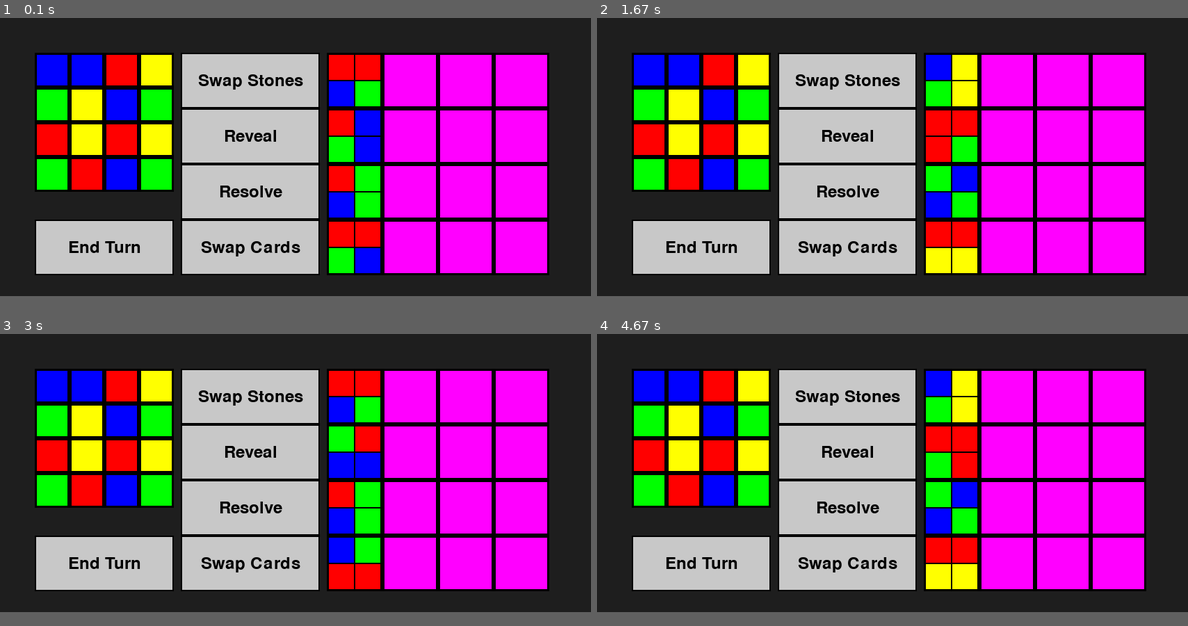
Above: before the commit, frames 1-4 (two rows, left to right).
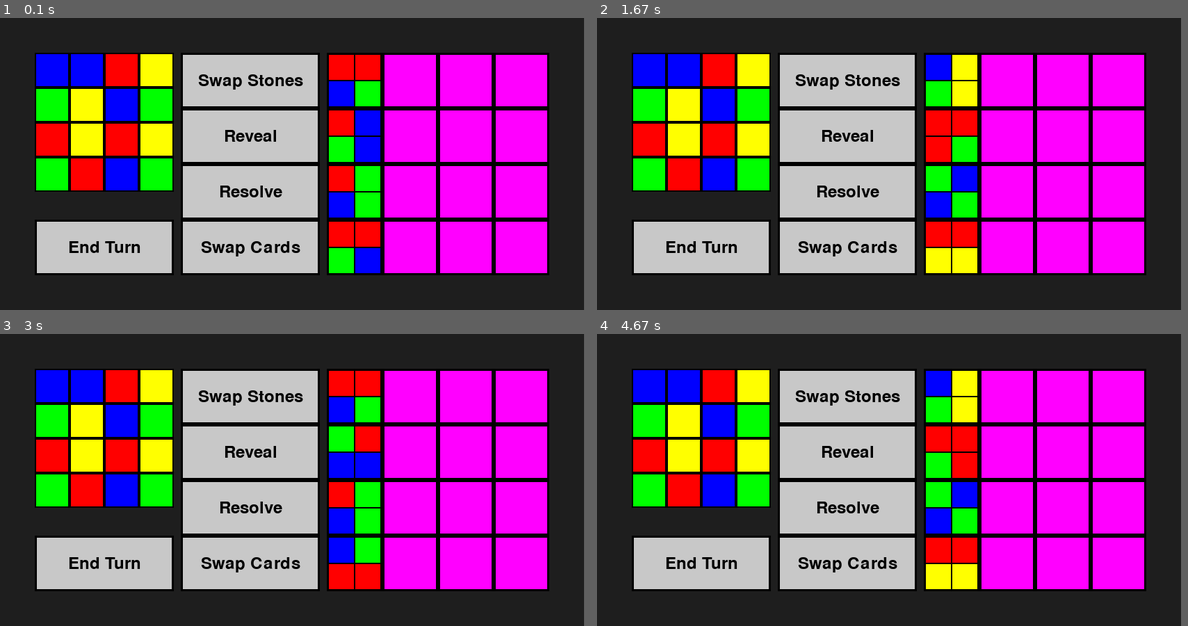
Above: after the commit, the same moments.

Repository: tillschutze/matcher
Game: pygame game, started from main.py
Same seed, same stepped clock (60 frames per second), same inputs: the game is played once before the commit and once after it.
Inputs (mouse positions are in pixels of both pictures, inside the frame that each line leads up to):
- Up to frame 1 (0.1 s): no input
- Up to frame 2 (1.67 s): click (1075, 155) at 0.38 s; click (945, 228) at 0.72 s; click (709, 231) at 1.05 s; click (957, 190) at 1.38 s
- Up to frame 3 (3 s): click "End Turn" at 2.22 s; click (354, 450) at 2.55 s; click (354, 564) at 2.88 s
- Up to frame 4 (4.67 s): click (951, 395) at 3.22 s; click (951, 509) at 3.55 s; click (951, 564) at 3.88 s; click "End Turn" at 4.22 s; click (951, 450) at 4.55 s
In our replay, the window is 850x400 before the commit and 840x420 after it. These sizes can differ from the game's own. Grey fills any space a smaller window leaves; there, only what the larger window draws over its background counts as a difference.

The runs differ from the first frame. In frame 1, 1.6% of the frame differs, in the area x 6-54%, y 12-88%; in frame 2, 1.6%; in frame 3, 1.6%; in frame 4, 1.6%.

Commit message:
move layout things to const file

Diff:
--- /dev/null
+++ b/Constants.py
@@ -0,0 +1,31 @@
+
+#LAYOUT
+DIMENSIONS = 4
+PADDING_ELEMENTS = 10
+PADDING_GAME_BOARD = 50
+MAIN_BOARD_CELL_SIZE = 50
+MAIN_BOARD_ORIGIN = (PADDING_GAME_BOARD, PADDING_GAME_BOARD)
+PLAYER_BOARD_CELL_SIZE = 80
+BORDER_WIDTH = 3
+CARD_WIDTH = 40
+CARD_BORDER_WIDTH = 1
+CARD_DIMENSIONS = 2
+BUTTON_HEIGHT = CARD_WIDTH * 2
+BUTTON_WIDTH = 200
+ACTION_BUTTON_ORIGIN_X = DIMENSIONS * MAIN_BOARD_CELL_SIZE + MAIN_BOARD_ORIGIN[0] + PADDING_ELEMENTS
+PLAYER_BOARD_ORIGIN = (ACTION_BUTTON_ORIGIN_X + BUTTON_WIDTH + PADDING_ELEMENTS, PADDING_GAME_BOARD)
+GAME_BOARD_WIDTH = PLAYER_BOARD_ORIGIN[0] + DIMENSIONS * CARD_DIMENSIONS * CARD_WIDTH + PADDING_GAME_BOARD
+GAME_BOARD_HEIGHT = PADDING_GAME_BOARD * 2 + DIMENSIONS * CARD_WIDTH * CARD_DIMENSIONS
+
+print(PLAYER_BOARD_ORIGIN, GAME_BOARD_WIDTH, GAME_BOARD_HEIGHT)
+
+#COLORS
+BACKGROUND_COLOR = (30, 30, 30)
+EMPTY_CELL_COLOR = (100, 100, 100)
+HIGHLIGHT_COLOR = (255, 0, 255)
+OUTLINE_COLOR = (0, 0, 0)
+BUTTON_COLOR = (200, 200, 200)
+TEXT_COLOR = (0, 0, 0)
+
+#FONT
+FONT_SIZE = 36
--- a/classes/ActionButton.py
+++ b/classes/ActionButton.py
@@ -1,4 +1,5 @@
 import pygame
+import Constants
 from utils.PygameUtils import draw_rect
 
 
@@ -12,15 +13,15 @@
         self.rect = pygame.Rect(rect)
         self.text = text
         self.callback = callback
-        self.font = pygame.font.Font(None, 36)
+        self.font = pygame.font.Font(None, Constants.FONT_SIZE)
 
     def draw(self, surface):
         # Draw the button rectangle.
-        draw_rect(surface, (200, 200, 200), self.rect)
-        draw_rect(surface, (0, 0, 0), self.rect, 2)
+        draw_rect(surface, Constants.BUTTON_COLOR, self.rect)
+        draw_rect(surface, Constants.OUTLINE_COLOR, self.rect, Constants.BORDER_WIDTH)
 
         # Render the text and center it in the button.
-        text_surf = self.font.render(self.text, True, (0, 0, 0))
+        text_surf = self.font.render(self.text, True, Constants.TEXT_COLOR)
         text_rect = text_surf.get_rect(center=self.rect.center)
         surface.blit(text_surf, text_rect)
 
--- a/classes/Board.py
+++ b/classes/Board.py
@@ -5,12 +5,13 @@
 import random
 import numpy as np
 import pygame
+import Constants
 from typing import List, Optional, Generic, TypeAlias
 
 Pattern: TypeAlias = List[List[Color]]
 
 class Board(Generic[CellType]):
-    def __init__(self, dimension, origin=(50, 50), cell_size=50):
+    def __init__(self, dimension, origin, cell_size):
         self.dimension: int = dimension
         self.rows: int = dimension
         self.cols: int = dimension
@@ -19,7 +20,7 @@
         self.cells: List[CellType] = []
         self.board = None
         self.patterns: List[Pattern] = []
-        self.board = np.empty((4, 4), dtype=object)
+        self.board = np.empty((dimension, dimension), dtype=object)
         self.create_board()
 
     def create_board(self):
@@ -52,7 +53,7 @@
 
 
 class MainBoard(Board[MainBoardCell]):
-    def __init__(self, dimension, colors: List[Color], origin=(50, 50), cell_size=50):
+    def __init__(self, dimension, colors: List[Color], origin=Constants.MAIN_BOARD_ORIGIN, cell_size=Constants.MAIN_BOARD_CELL_SIZE):
         self.colors = colors
         self.stones = []
         super().__init__(dimension, origin, cell_size)
@@ -72,7 +73,7 @@
     def draw_board(self, screen):
         for cell in self.cells:
             draw_rect(screen, cell.color, cell.rect)
-            draw_rect(screen, cell.highlight_color, cell.rect, 3)
+            draw_rect(screen, cell.highlight_color, cell.rect, 2)
 
     def generate_pattern_list(self):
         patterns: List[Pattern] = []
@@ -92,10 +93,10 @@
         self.patterns = patterns
 
     def toggle_highlight(self, cell: MainBoardCell, highlight: bool):
-        cell.highlight_color = (255, 0, 255) if highlight else (0, 0, 0)
+        cell.highlight_color = Constants.HIGHLIGHT_COLOR if highlight else Constants.OUTLINE_COLOR
 
 class PlayerBoard(Board[PlayerBoardCell]):
-    def __init__(self, dimension, deck: Deck, origin=(470, 50), cell_size=80):
+    def __init__(self, dimension, deck: Deck, origin=Constants.PLAYER_BOARD_ORIGIN, cell_size=Constants.PLAYER_BOARD_CELL_SIZE):
         self.deck = deck
         super().__init__(dimension, origin, cell_size)
 
@@ -108,8 +109,8 @@
     def draw_board(self, screen):
         for i, cell in enumerate(self.cells):
             if not cell.card:
-                draw_rect(screen, (100, 100, 100), cell.rect)
+                draw_rect(screen, Constants.EMPTY_CELL_COLOR, cell.rect)
                 continue
-            if i % 4 == 0:
+            if i % self.dimension == 0:
                 cell.card.isFaceUp = True
             cell.card.draw(screen, cell.rect.x,cell.rect.y)
--- a/classes/Card.py
+++ b/classes/Card.py
@@ -1,13 +1,12 @@
 from classes.Colors import Color, COLOR_NAMES
 from typing import List
 from utils.PygameUtils import draw_rect
+import Constants
 
 class Card:
-    def __init__(self, pattern: List[List[Color]],  points: int = 2, orientation: str = "base", isFaceUp: bool = False, width: int = 40, height: int = 40):
+    def __init__(self, pattern: List[List[Color]],  isFaceUp: bool = False, width: int = Constants.CARD_WIDTH, height: int = Constants.CARD_WIDTH):
         self.pattern: List[List[Color]] = pattern
         self.isFaceUp = isFaceUp
-        self.points = points
-        self.orientation = orientation
         self.width = width
         self.height = height
         self.highlight: bool = False
@@ -17,13 +16,13 @@
 
     def draw(self, screen, x, y):
         if self.isFaceUp:
-            for i in range(2):
-                for j in range(2):
+            for i in range(Constants.CARD_DIMENSIONS):
+                for j in range(Constants.CARD_DIMENSIONS):
                     draw_rect(screen, COLOR_NAMES[self.pattern[i][j]], (x + j * self.width, y + i * self.height, self.width, self.height))
-                    draw_rect(screen, (255, 0, 255) if self.highlight else  (0, 0, 0), (x + j * self.width, y + i * self.height, self.width, self.height), 1)
+                    draw_rect(screen, Constants.HIGHLIGHT_COLOR if self.highlight else  Constants.OUTLINE_COLOR, (x + j * self.width, y + i * self.height, self.width, self.height), Constants.CARD_BORDER_WIDTH)
         else:
-            draw_rect(screen, (255, 0, 255), (x, y, self.width * 2, self.height * 2))
-        draw_rect(screen, (255, 0, 255) if self.highlight else  (0, 0, 0), (x, y, self.width * 2, self.height * 2), 3)
+            draw_rect(screen, Constants.HIGHLIGHT_COLOR, (x, y, self.width * Constants.CARD_DIMENSIONS, self.height * Constants.CARD_DIMENSIONS))
+        draw_rect(screen, Constants.HIGHLIGHT_COLOR if self.highlight else  Constants.OUTLINE_COLOR, (x, y, self.width * Constants.CARD_DIMENSIONS, self.height * Constants.CARD_DIMENSIONS), Constants.BORDER_WIDTH)
 
     def rotate(self, screen, x, y):
         rotated_pattern: List[List[Color]] = [[self.pattern[1][0], self.pattern[0][0]], [self.pattern[1][1], self.pattern[0][1]]]
--- a/classes/Cell.py
+++ b/classes/Cell.py
@@ -1,6 +1,7 @@
 import pygame
 from classes.Card import Card
 from typing import TypeVar, Optional
+import Constants
 
 
 class Cell:
@@ -16,7 +17,7 @@
     def __init__(self, rect, color, row, col):
         super().__init__(rect, row, col)
         self.color = color
-        self.highlight_color = (0, 0, 0)
+        self.highlight_color = Constants.OUTLINE_COLOR
 
     def __repr__(self):
         return f"Cell({self.row},{self.col} color={self.color})"
--- a/classes/Game.py
+++ b/classes/Game.py
@@ -1,10 +1,10 @@
-from classes.Board import MainBoard, PlayerBoard, Pattern
-from classes.Card import Card
+from classes.Board import MainBoard, Pattern
 from classes.Deck import Deck
 from classes.ActionButton import ActionButton
 from classes.Cell import Cell, PlayerBoardCell
 from typing import Dict, Optional, List
 import pygame
+import Constants
 
 from classes.Player import Player
 
@@ -16,11 +16,11 @@
         self.deck: Deck = Deck(colors)
         self.players: List[Player] = [Player(self.deck) for _ in range(player_count)]
         self.active_index = 0
-        self.endTurnButton: ActionButton = ActionButton((50, 290, 200, 80), "End Turn", self.end_turn)
-        self.swapButton: ActionButton = ActionButton((260, 50, 200, 80), "Swap Stones", self.start_swapping_stones)
-        self.revealButton: ActionButton = ActionButton((260, 130, 200, 80), "Reveal", self.start_reveal)
-        self.resolveButton: ActionButton = ActionButton((260, 210, 200, 80), "Resolve", self.start_resolving_card)
-        self.cardSwapButton: ActionButton = ActionButton((260, 290, 200, 80), "Swap Cards", self.start_swapping_card)
+        self.endTurnButton: ActionButton = ActionButton((50, 290, Constants.BUTTON_WIDTH, Constants.BUTTON_HEIGHT), "End Turn", self.end_turn)
+        self.swapButton: ActionButton = ActionButton((Constants.ACTION_BUTTON_ORIGIN_X, 50, Constants.BUTTON_WIDTH, Constants.BUTTON_HEIGHT), "Swap Stones", self.start_swapping_stones)
+        self.revealButton: ActionButton = ActionButton((Constants.ACTION_BUTTON_ORIGIN_X, 130, Constants.BUTTON_WIDTH, Constants.BUTTON_HEIGHT), "Reveal", self.start_reveal)
+        self.resolveButton: ActionButton = ActionButton((Constants.ACTION_BUTTON_ORIGIN_X, 210, Constants.BUTTON_WIDTH, Constants.BUTTON_HEIGHT), "Resolve", self.start_resolving_card)
+        self.cardSwapButton: ActionButton = ActionButton((Constants.ACTION_BUTTON_ORIGIN_X, 290, Constants.BUTTON_WIDTH, Constants.BUTTON_HEIGHT), "Swap Cards", self.start_swapping_card)
         self.is_swapping_stones: bool = False
         self.is_swapping_cards: bool = False
         self.is_revealing: bool = False
--- a/classes/Player.py
+++ b/classes/Player.py
@@ -1,8 +1,9 @@
 from classes.Board import PlayerBoard
 from classes.Deck import Deck
+import Constants
 
 
 class Player:
     def __init__(self, deck: Deck):
-        self.player_board: PlayerBoard = PlayerBoard(4, deck)
+        self.player_board: PlayerBoard = PlayerBoard(Constants.DIMENSIONS, deck)
         self.is_active: bool = False
--- a/main.py
+++ b/main.py
@@ -1,5 +1,5 @@
 from typing import Optional
-
+import Constants
 from classes.Cell import PlayerBoardCell, MainBoardCell
 from classes.Colors import Color
 from classes.Game import Game
@@ -9,12 +9,12 @@
 if __name__ == '__main__':
     # Initialize Pygame.
     pygame.init()
-    screen_width, screen_height = 850, 400
+    screen_width, screen_height = Constants.GAME_BOARD_WIDTH, Constants.GAME_BOARD_HEIGHT
     screen: pygame.Surface = pygame.display.set_mode((screen_width, screen_height))
     pygame.display.set_caption("Board Game Prototype")
 
     colors = [Color.RED, Color.BLUE, Color.GREEN, Color.YELLOW]
-    game = Game(screen, colors, 4)
+    game = Game(screen, colors, Constants.DIMENSIONS)
     # Set up a clock to control the framerate.
     clock = pygame.time.Clock()
 
@@ -68,7 +68,7 @@
 
 
         # Clear the screen.
-        screen.fill((30, 30, 30))  # A dark background.
+        screen.fill(Constants.BACKGROUND_COLOR)  # A dark background.
         # --- Draw the Main Board ---
         game.draw(screen)
         game.find_matching_patterns()
